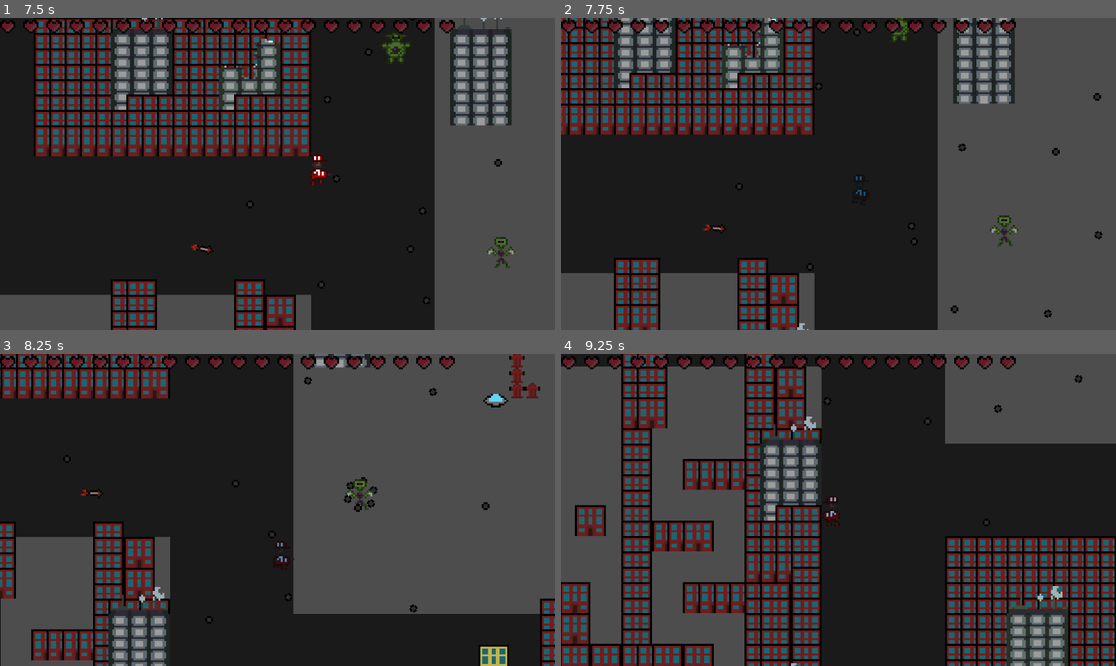
Above: before the commit, frames 1-4 (two rows, left to right).
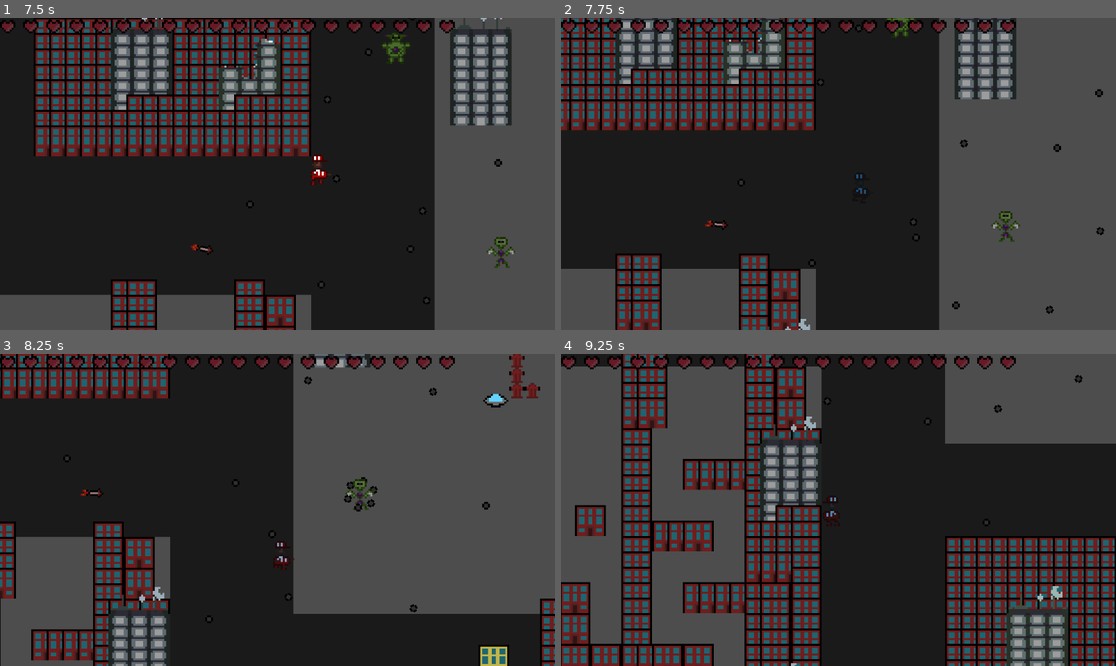
Above: after the commit, the same moments.

Repository: Lila-Kuhlt/Close-Encounters-of-the-Jeff-Kind
Game: Godot game, scene res://scenes/UI/TitleScreen.tscn
The game is run twice, just before and just after one commit, with the same random seed, the same clock (stepped at 60 frames per second) and the same inputs.
Inputs:
- Up to frame 1 (7.5 s): hold D (right) 0.53-1.28 s; tap Space (dash) every 0.75 s from 0.6 to 7.35 s; hold S (down) 1.28-2.03 s; hold D (right) 2.03-2.78 s; hold W (up) 2.78-3.53 s; hold A (left) 3.53-5.03 s; hold S (down) 5.03-5.78 s; hold D (right) 5.78-6.53 s; hold W (up) 6.53-7.28 s; hold D (right) from 7.28 s (still down)
- Up to frame 2 (7.75 s): keep holding D (right)
- Up to frame 3 (8.25 s): release D (right) at 8.03 s; hold S (down) from 8.03 s (still down); tap Space (dash) at 8.1 s
- Up to frame 4 (9.25 s): release S (down) at 8.78 s; hold A (left) from 8.78 s (still down); tap Space (dash) at 8.85 s

Frame 1 is identical in both runs. In frame 2, 18% of the frame differs, in the area x 0-98%, y 0-100%; in frame 3, 0.1%; in frame 4, less than 0.1%.

Commit message:
Use player hitbox for bullet collision

Diff:
--- a/godot/scenes/bullets/Bullet.gd
+++ b/godot/scenes/bullets/Bullet.gd
@@ -13,9 +13,9 @@
 	else:
 		queue_free()
 
-func _on_player_hit(body):
+func _on_player_hit(area):
 	# hit player and despawn
-	body.hit_player(direction)
+	area.get_parent().hit_player(direction)
 	queue_free()
 
 func _on_building_collision(_body):
--- a/godot/scenes/bullets/Bullet.tscn
+++ b/godot/scenes/bullets/Bullet.tscn
@@ -26,5 +26,5 @@
 [node name="CollisionShape2D" type="CollisionShape2D" parent="BuildingCollision"]
 shape = SubResource("CircleShape2D_lbh06")
 
-[connection signal="body_entered" from="PlayerHit" to="." method="_on_player_hit"]
+[connection signal="area_entered" from="PlayerHit" to="." method="_on_player_hit"]
 [connection signal="body_entered" from="BuildingCollision" to="." method="_on_building_collision"]
